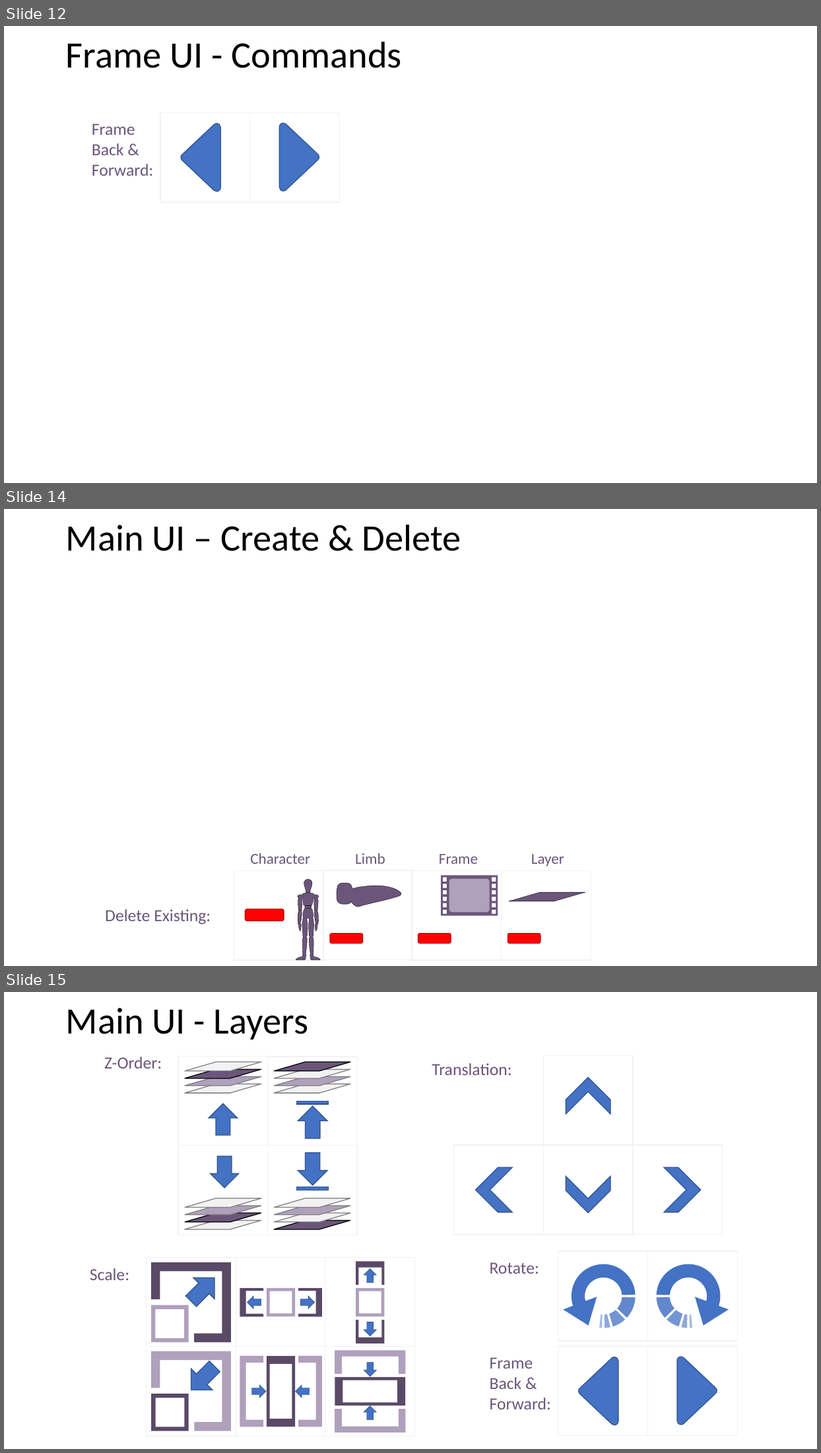
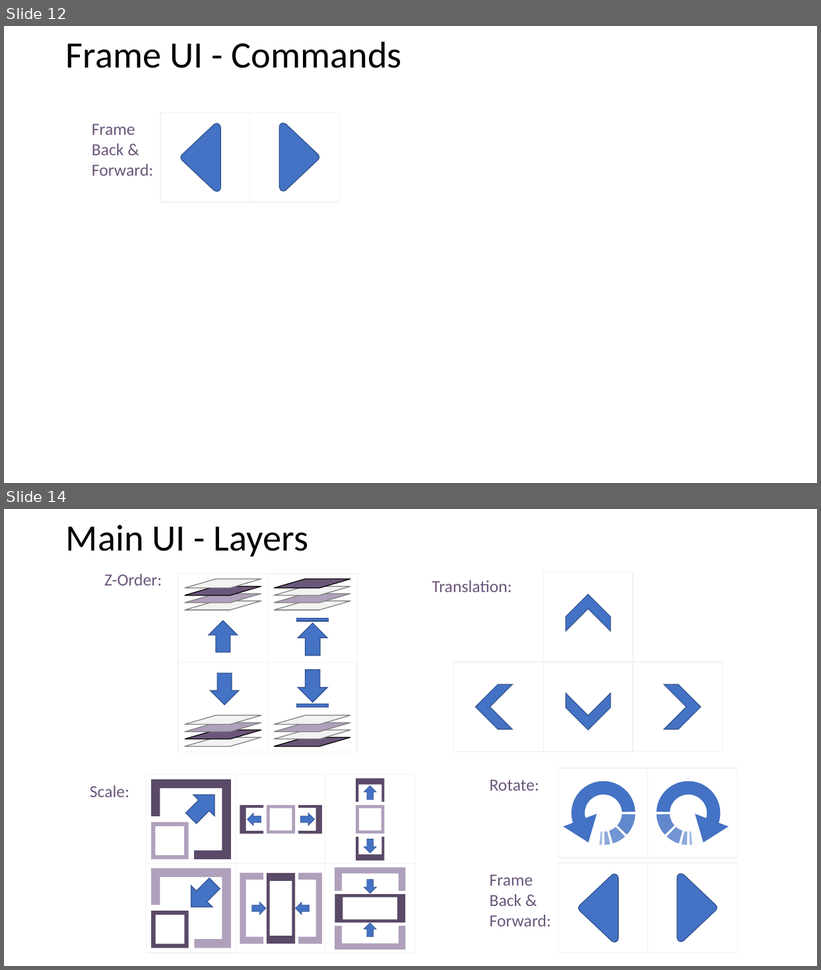
Before and after one commit to MillerMark/CodeRushed-1, a slide deck: Design Notes/Game 1 - Vector Artwork.pptx. Shown one above the other, each under a label of ours: slides 12, 14 and 15 before the commit, slides 12 and 14 after it; the slides between them are not shown. The pictures are 821x1453 and 821x970 pixels, drawn with LibreOffice and Linux fonts; fonts in the diff are those of the drawing. Boxes give left, top, right and bottom in pixels: in the first picture for what was removed or moved away, otherwise in the second. Text is boxed around its words. In the diff, an @@ line names an element or a change of style, - is before the commit and + after.

```diff
--- a/Design Notes/Game 1 - Vector Artwork.pptx
+++ b/Design Notes/Game 1 - Vector Artwork.pptx
@@ slide 14 removed at (x1=4, y1=509, x2=817, y2=966), background #FFFFFF @@
@@ title removed at (x1=66, y1=524, x2=461, y2=551) @@
-Main UI – Create & Delete
@@ text removed at (x1=250, y1=854, x2=310, y2=864) @@
-Character
@@ text removed at (x1=355, y1=854, x2=385, y2=864) @@
-Limb
@@ text removed at (x1=439, y1=854, x2=478, y2=864) @@
-Frame
@@ text removed at (x1=531, y1=854, x2=564, y2=867) @@
-Layer
@@ rectangle removed at (x1=234, y1=871, x2=323, y2=960) @@
@@ freeform shape removed at (x1=296, y1=880, x2=321, y2=961) @@
@@ rectangle removed at (x1=323, y1=871, x2=413, y2=960) @@
@@ freeform shape removed at (x1=335, y1=875, x2=403, y2=910) @@
@@ rectangle removed at (x1=412, y1=871, x2=502, y2=960) @@
@@ freeform shape removed at (x1=441, y1=875, x2=498, y2=916) @@
@@ rounded rectangle removed at (x1=450, y1=879, x2=490, y2=913) @@
@@ rectangle removed at (x1=501, y1=871, x2=591, y2=960) @@
@@ parallelogram removed at (x1=509, y1=892, x2=586, y2=902) @@
@@ text removed at (x1=105, y1=910, x2=211, y2=925) @@
-Delete Existing:
@@ rounded rectangle removed at (x1=246, y1=910, x2=284, y2=921) @@
@@ rounded rectangle removed at (x1=330, y1=934, x2=362, y2=944) @@
@@ rounded rectangle removed at (x1=418, y1=934, x2=451, y2=944) @@
@@ rounded rectangle removed at (x1=508, y1=934, x2=541, y2=944) @@
@@ what was slide 15 is now slide 14 @@
```
Also in this commit, not shown: 1 slide changed, 4 other files.
